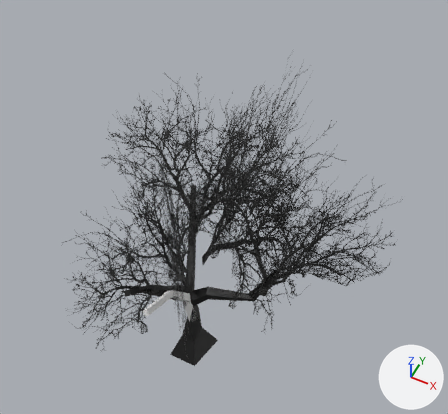
One commit to the glTF model src/shared/plants/assets/tree.glb: the scene before it, then after it.
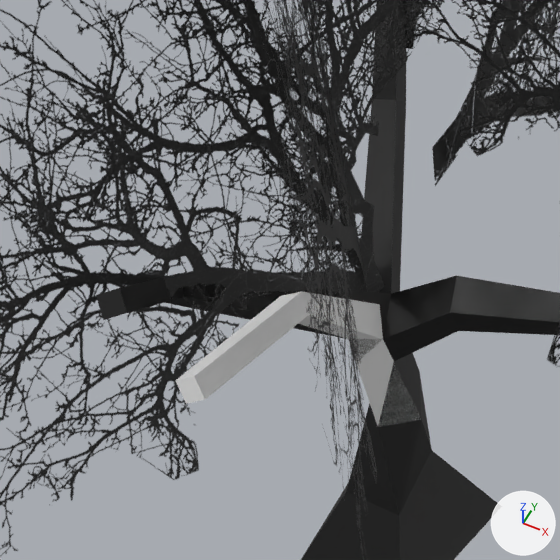
There are two pictures of each version: one whole from a 50 mm lens placed at (23.6, -36.6, 76.6), pointed at (0.0, 10.6, 17.6), one close up on the part from 23% to 52% of the width and 54% to 85% of the height. Arrows for +X, +Y and +Z are at lower right; the lights stay in place. The first two pictures are the older version. Where no turn or scale is listed for an object, it has been applied to the vertices.

The first close-up shows 'Cube', 'Cube.001', 'Empty.005', 'Empty.006', 'Empty.007', 'Empty.008' and 1 more.
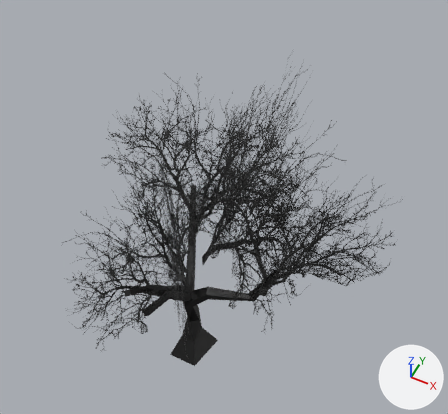
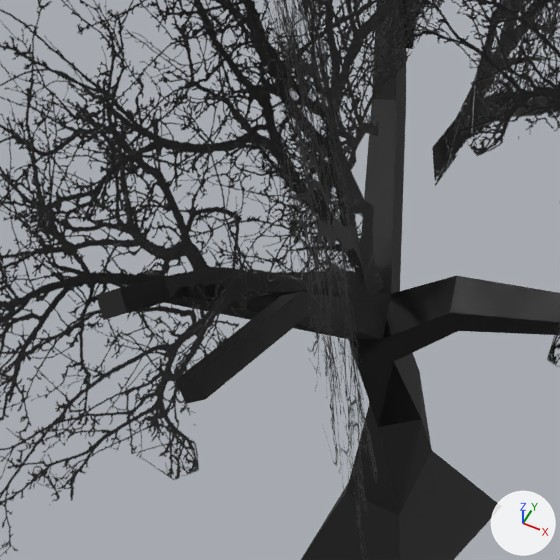
Commit message: fix white tree branch

Location of each change, [x1, y1, x2, y2] in pixels of the close-ups (560 x 560 px):
'Cube', recoloured (white to black)
    both: [175, 292, 421, 426]

Edits to the bpy script that builds the scene:
```text
Change me_cube:
    where me_cube.from_pydata(...)  # 24 vertices, 44 faces; spans x -1.9..2.2, y -6.6..2.8, z -1.0..16.2
    add me_cube.materials.append(mat_material)  # black #010101
```
